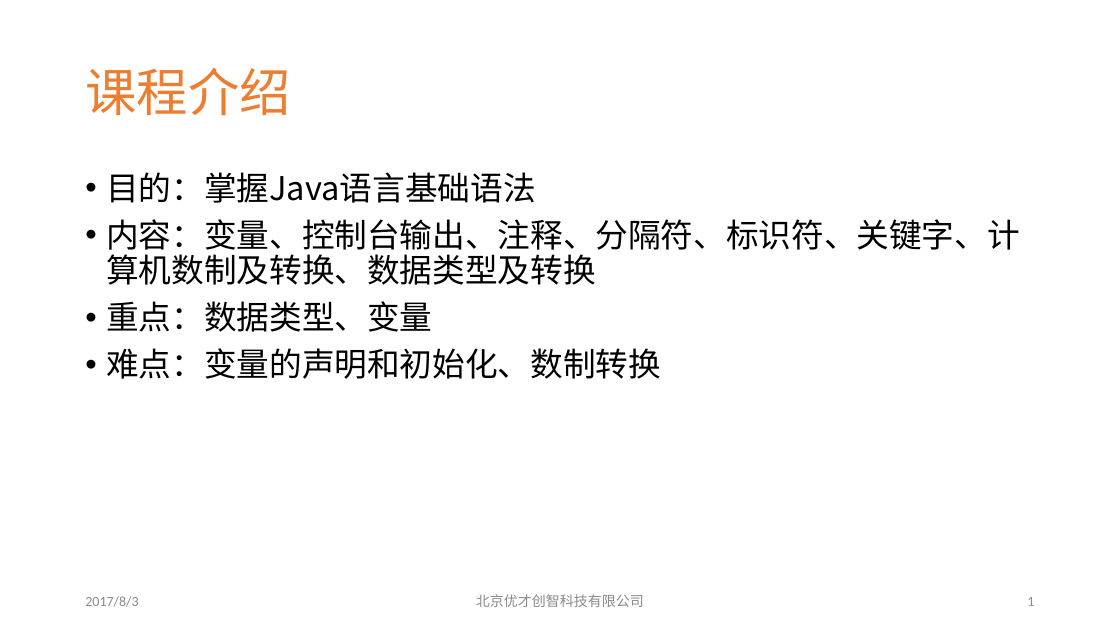
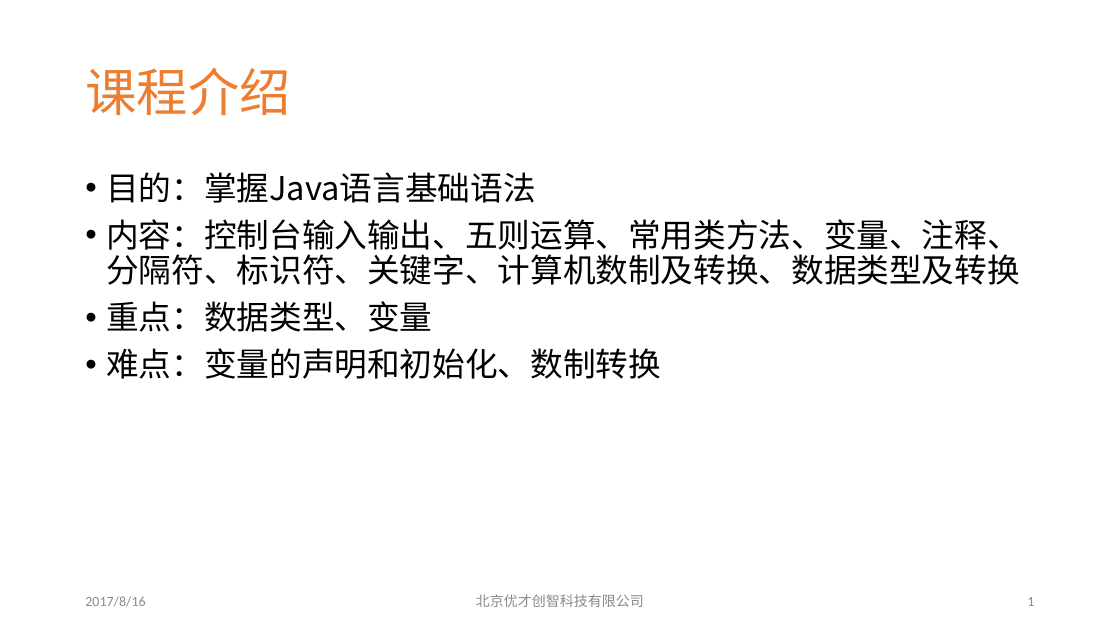
Before and after one commit to clawpo/doc, a slide deck: slide 2 of 第02章Java基础语法.pptx. Drawn at 1120x630 pixels with LibreOffice and Linux fonts; fonts in the diff are those of the drawing; background and template pictures are left out. Boxes give left, top, right and bottom in pixels: in the first picture for what was removed or moved away, otherwise in the second. Text is boxed around its words. In the diff, an @@ line names an element or a change of style, - is before the commit and + after.

```diff
--- a/第02章Java基础语法.pptx
+++ b/第02章Java基础语法.pptx
@@ text at box(106, 219, 1019, 285): text changed @@
-• 内容：变量、控制台输出、注释、分隔符、标识符、关键字、计算机数制及转换、数据类型及转换
+• 内容：控制台输入输出、五则运算、常用类方法、变量、注释、分隔符、标识符、关键字、计算机数制及转换、数据类型及转换
@@ text at box(85, 596, 145, 607): text changed @@
-2017/8/3
+2017/8/16
```
Also in this commit, not shown: 45 other slides changed, 13 slides added.
